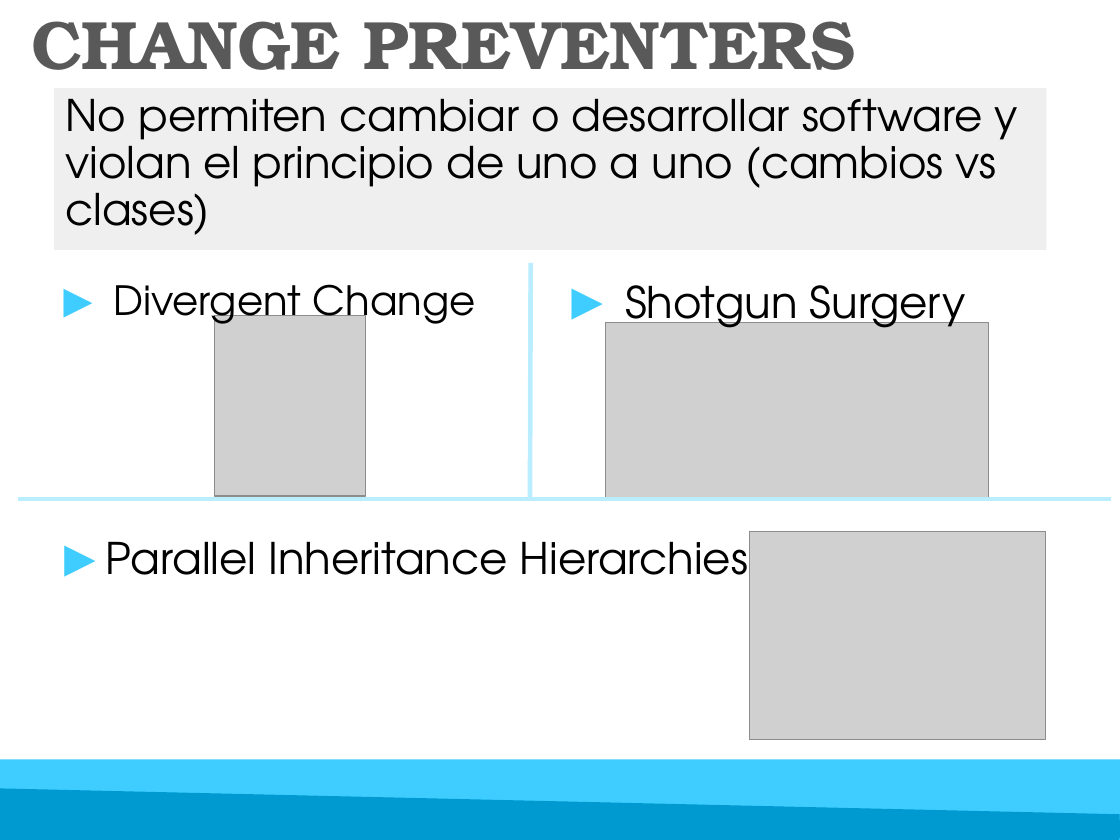
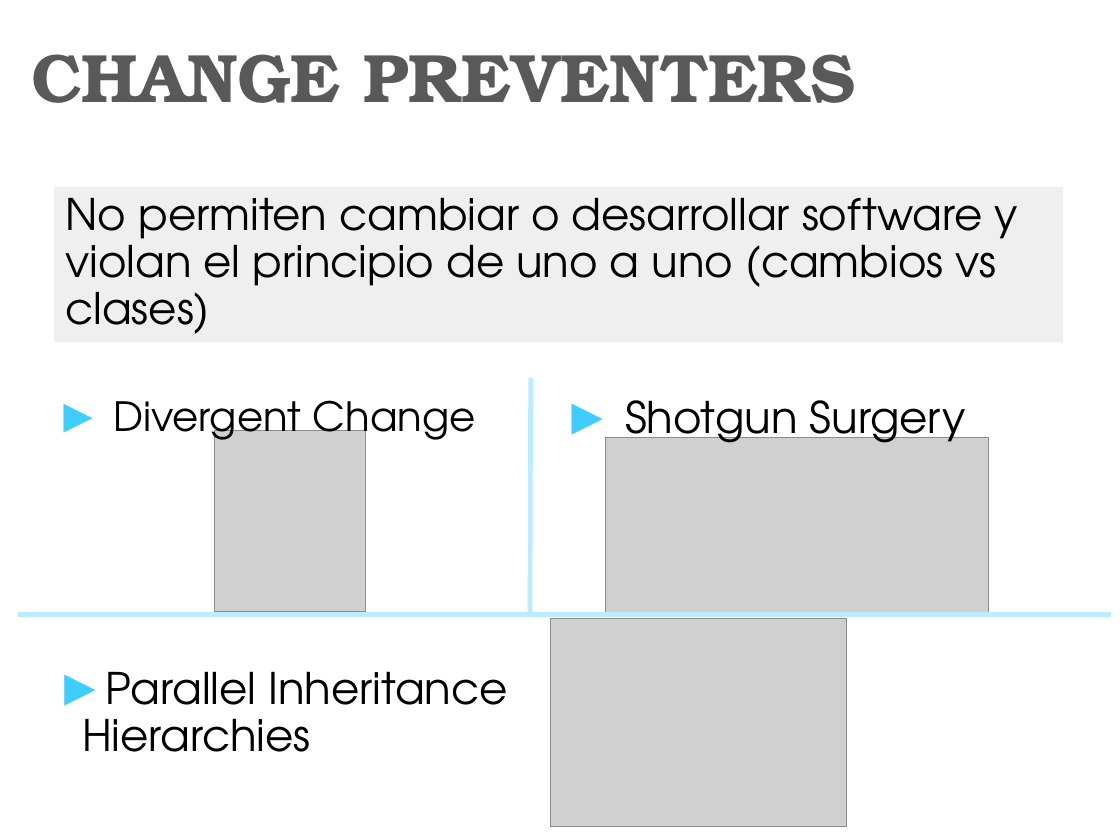
Before and after one commit to luisgepeto/RefactoringCourse, a slide deck: slide 16 of Presentacion/Refactoring.pptx (slide 15 before the commit). Drawn at 1120x840 pixels with LibreOffice and Linux fonts; fonts in the diff are those of the drawing; grey boxes stand for pictures. Boxes give left, top, right and bottom in pixels: in the first picture for what was removed or moved away, otherwise in the second. Text is boxed around its words. In the diff, an @@ line names an element or a change of style, - is before the commit and + after.

```diff
--- a/Presentacion/Refactoring.pptx
+++ b/Presentacion/Refactoring.pptx
@@ title "CHANGE PREVENTERS": place and size @@
-title "CHANGE PREVENTERS" at [31,21,856,70]
+title "CHANGE PREVENTERS" at [31,54,856,103]
@@ text "No permiten cambiar o desarrollar ...": place and size @@
-text "No permiten cambiar o desarrollar ..." at [54,88,1046,251]
+text "No permiten cambiar o desarrollar ..." at [54,187,1063,343]
@@ 2 pictures, 2 texts, 2 lines: place and size @@
-2 pictures, 2 texts, 2 lines at [18,263,1111,501]
+2 pictures, 2 texts, 2 lines at [18,377,1111,616]
@@ picture: place and size @@
-picture at [749,531,1045,739]
+picture at [550,618,846,827]
@@ text "Parallel Inheritance Hierarchies" rewrapped from [106,541,748,575] to [82,671,507,752] @@
@@ rectangle removed at [0,759,1120,840] @@
@@ freeform shape removed at [0,788,1120,840] @@
```
Also in this commit, not shown: 8 other slides changed, 26 slides added, 4 other files.
